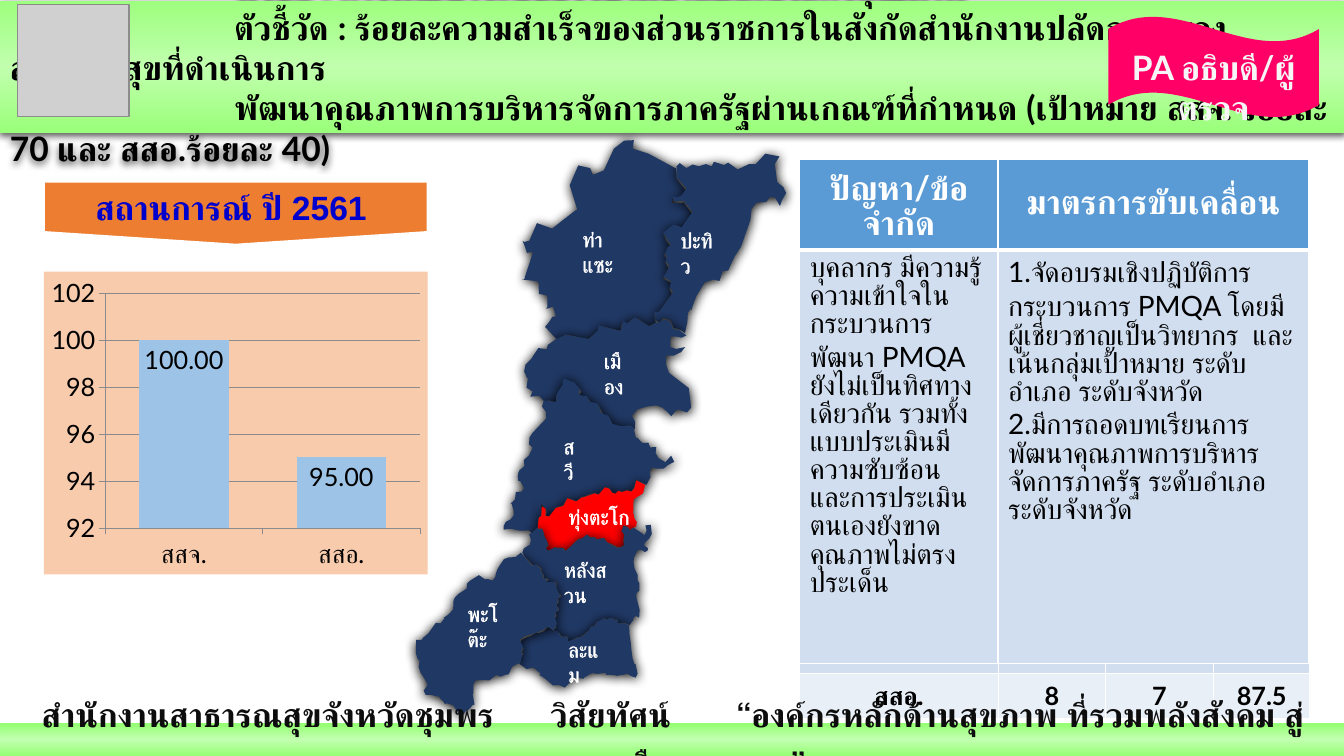
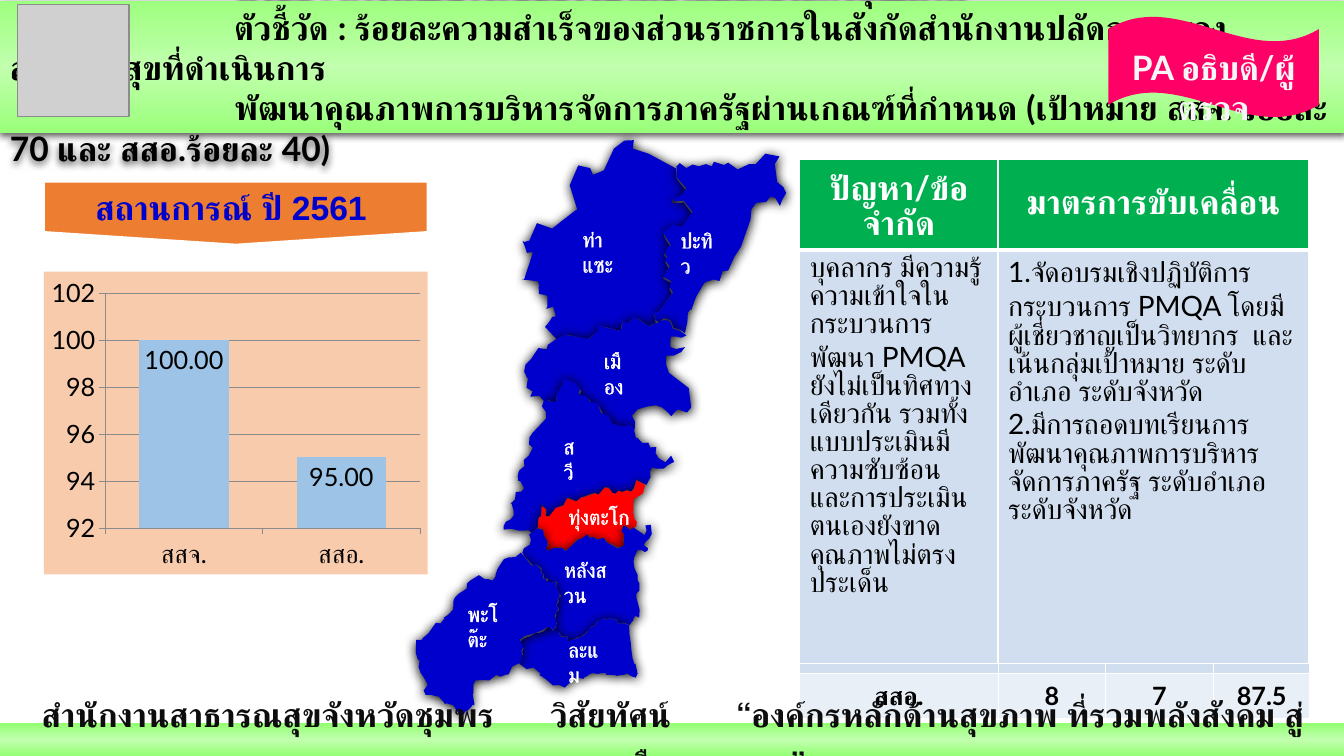
Before and after one commit to joblackpoc/Jobs_SSJ, a slide deck: slide 32 of นิเทศก์/Ready/รอส่งพี่กอบ/Poc_Mix_2_นิเทศก์ใหม่.pptx. Drawn at 1344x756 pixels with LibreOffice and Linux fonts; fonts in the diff are those of the drawing; grey boxes stand for pictures. Boxes give left, top, right and bottom in pixels: in the first picture for what was removed or moved away, otherwise in the second. Text is boxed around its words. In the diff, an @@ line names an element or a change of style, - is before the commit and + after.

```diff
--- a/นิเทศก์/Ready/รอส่งพี่กอบ/Poc_Mix_2_นิเทศก์ใหม่.pptx
+++ b/นิเทศก์/Ready/รอส่งพี่กอบ/Poc_Mix_2_นิเทศก์ใหม่.pptx
@@ table at box(800, 159, 1309, 576) @@
@@ fill #5B9BD5 to #00B050 in row 1 @@
@@ fill #203864 to #0000CC in 7 elements at box(519, 140, 693, 340), box(654, 154, 786, 334), box(524, 318, 692, 430), box(504, 379, 675, 534), box(522, 525, 651, 641), box(519, 618, 637, 688), box(416, 553, 561, 717) @@
```
Also in this commit, not shown: 13 other slides changed, 1 other file.
